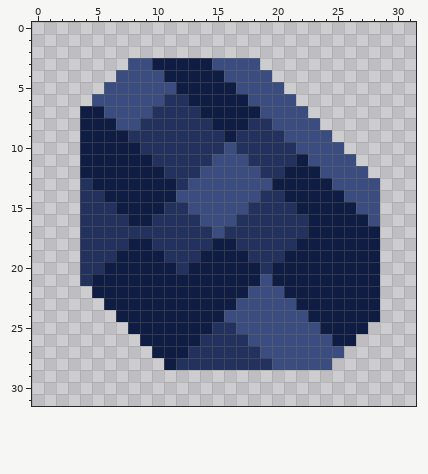
Pixel-art sprite: sprites/items/silicate.png. This is how it looked before the edit.
The file is 32x32 pixels.
Once edited:
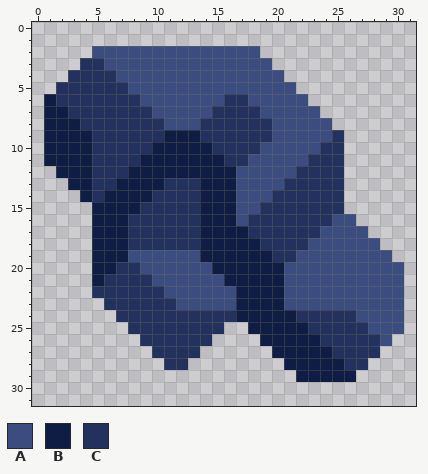
Palette (. is transparent): A #3a4c80  B #0f1c44  C #22315e
Message: | blacktite.png | silicate.png | graphene.png |
Difference:
Changed rows in their new state; - is an unchanged pixel.
first column x 1:
 2 ----AAAAAAAAAAAAAA------------
 3 ---CCAA--AAAAA----A-----------
 4 --CCCC----AAAAA----A----------
 5 -CCCCCC----AAAAA----A---------
 6 BCCCCCCC--AAAAACC----A--------
 7 BBCCCCCCCAAAAACCCC----A-------
 8 BBBCCCCC--AAA-CCC------A------
 9 BBB-CCC---BBB--C---A----C-----
10 BBB-CCCC-BBBBB-C--AAA--CC-----
11 BBB-CCCC-BBBBBBCCAAAAACCC.----
12 -BB-CCC---BBBBBB--AAACCCC..---
13 --BBCC----C-CBBB---ACCCCC...--
14 ---B-----CCCCBBB--A-CCCCC...--
15 ---.BB--CC--CBBB-A---CCCC...--
16 ---.BBBCC----BBBA-----CCAA..--
17 ---.BBB------BBBB-----CAAAA.--
18 ---.BBBCC----B--BB---CAAAAAA--
19 ---.BB-AAAAAA----BB-CAAAAAAAA-
20 ---.B-CCAAAAAA----B-AAAAAAAAAA
21 ---.-CCCCAAAAAA---B-AAAAAAAAAA
22 ----CCCCCCAAAAAA-BBBAAAAAAAAAA
23 -----CCCCCCAAAAABBBB-AAAAAAAAA
24 ------CCCCCCCCCCBBBBBCCCCCAAAA
25 -------CCCCCCC-..BBBBBCCCCCAAA
26 --------CCCCC-....BBBBBCCCCCA-
27 ---------CCC-......BBBBBCCCC--
28 ----------C-........BBBBBCC---
29 ---------------------BBBBB----
